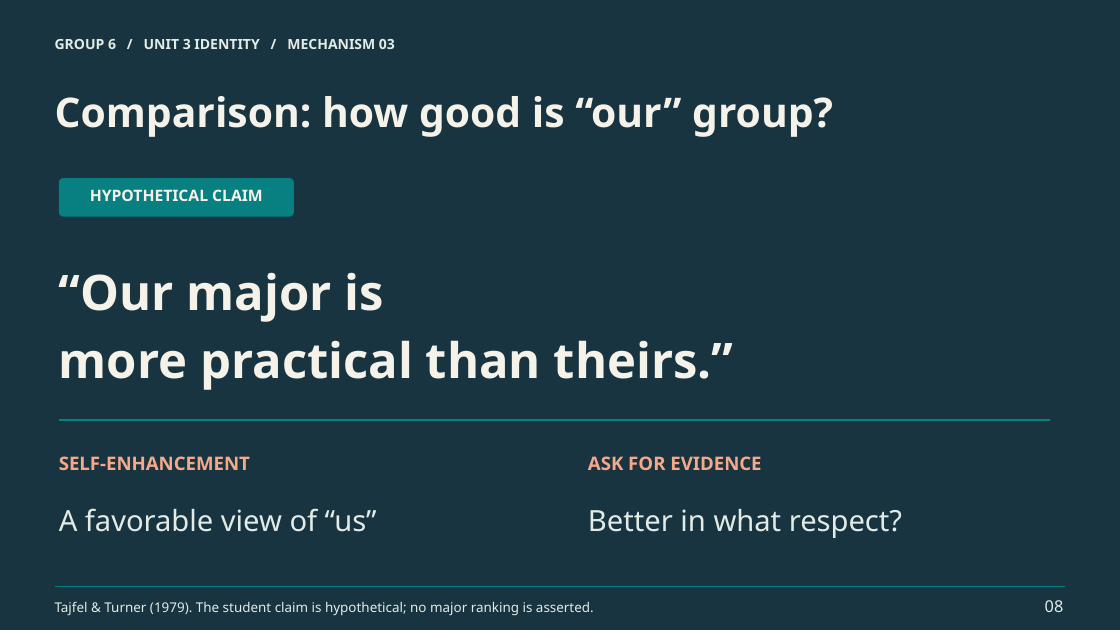
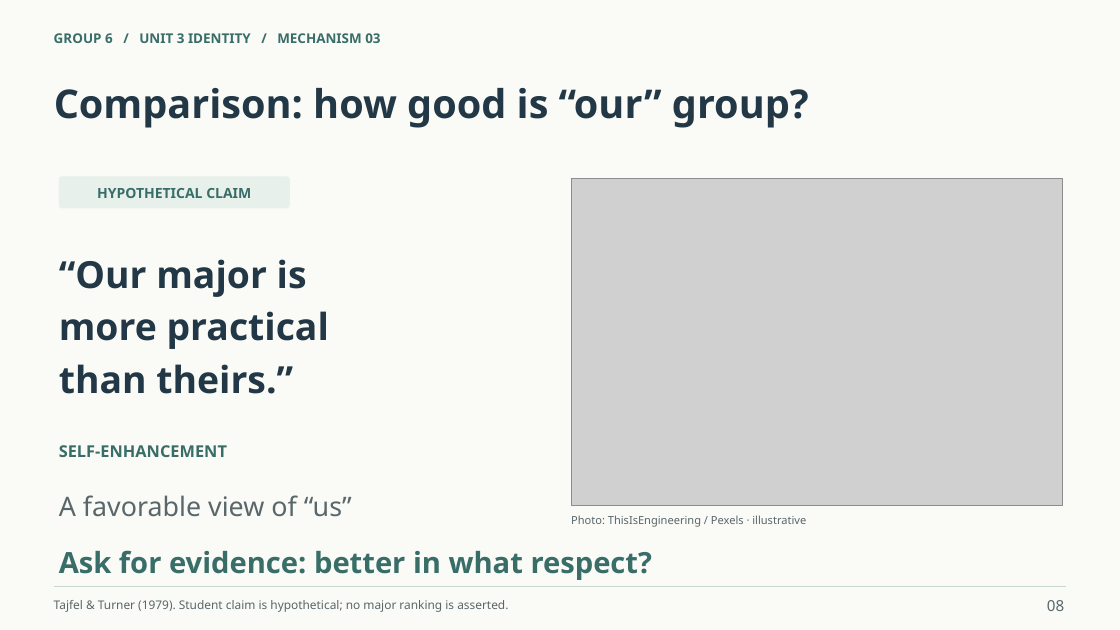
Before and after one commit to ngo769874-max/helloworld, a slide deck: slide 8 of work/deliverables/第6组_学术英语展示_Who_Are_We.pptx. Drawn at 1120x630 pixels with LibreOffice and Linux fonts; fonts in the diff are those of the drawing; grey boxes stand for pictures. Boxes give left, top, right and bottom in pixels: in the first picture for what was removed or moved away, otherwise in the second. Text is boxed around its words. In the diff, an @@ line names an element or a change of style, - is before the commit and + after.

Commit message:
Add real campus photography and unify presentation with light backgrounds

```diff
--- a/work/deliverables/第6组_学术英语展示_Who_Are_We.pptx
+++ b/work/deliverables/第6组_学术英语展示_Who_Are_We.pptx
@@ background #183440 to #FAFAF6 @@
@@ text "GROUP 6 / UNIT 3 ..." at (x1=54, y1=33, x2=380, y2=43): size 12 to 11.5 pt, text colour #E2EBE5 to #386D68 @@
@@ text "Comparison: how good is “our” ..." moved from (x1=55, y1=96, x2=833, y2=137) to (x1=54, y1=88, x2=809, y2=128) @@
@@ text "Comparison: how good is “our” ..." at (x1=54, y1=88, x2=809, y2=128): size 35 to 34 pt, text colour #F5F2E9 to #233846 @@
@@ rounded rectangle resized from (x1=59, y1=178, x2=294, y2=217) to (x1=59, y1=176, x2=290, y2=208) @@
@@ rounded rectangle at (x1=59, y1=176, x2=290, y2=208): fill #087F80 to #E8F0EB; proportions changed @@
@@ picture added at (x1=571, y1=178, x2=1063, y2=506) @@
@@ text "HYPOTHETICAL CLAIM" at (x1=97, y1=188, x2=251, y2=198): size 13.5 to 12 pt, text colour #F5F2E9 to #386D68 @@
@@ text at (x1=59, y1=259, x2=307, y2=297): size 42 to 32 pt, text colour #F5F2E9 to #233846 in "“Our major is" @@
@@ text "“Our major is" moved from (x1=59, y1=272, x2=734, y2=390) to (x1=59, y1=259, x2=329, y2=394) @@
@@ text at (x1=59, y1=311, x2=329, y2=394): text changed; size 42 to 32 pt; text colour #F5F2E9 to #233846 @@
-more practical than theirs.”
+more practical
+than theirs.”
@@ text "SELF-ENHANCEMENT" moved from (x1=59, y1=456, x2=250, y2=470) to (x1=59, y1=445, x2=227, y2=457) @@
@@ text "SELF-ENHANCEMENT" at (x1=59, y1=445, x2=227, y2=457): size 16 to 14 pt, text colour #F6A88B to #386D68 @@
@@ line removed from (59, 420) to (1050, 420) @@
@@ text "A favorable view of “us”" moved from (x1=59, y1=508, x2=377, y2=532) to (x1=59, y1=495, x2=352, y2=517) @@
@@ text "A favorable view of “us”" at (x1=59, y1=495, x2=352, y2=517): size 25 to 23 pt, text colour #E2EBE5 to #59676B @@
@@ text at (x1=571, y1=515, x2=806, y2=527): text changed; size 16 to 9.5 pt; text colour #F6A88B to #59676B; bold off @@
-ASK FOR EVIDENCE
+Photo: ThisIsEngineering / Pexels · illustrative
@@ text at (x1=59, y1=550, x2=653, y2=580): text changed; text colour #E2EBE5 to #386D68; bold on @@
-Better in what respect?
+Ask for evidence: better in what respect?
@@ line (54, 586) - (1066, 586): stroke #087F80 0.8 pt to #CAD7D0 0.75 pt @@
@@ text "08" at (x1=1047, y1=600, x2=1064, y2=611): size 14 to 13 pt, text colour #E2EBE5 to #59676B @@
@@ text at (x1=54, y1=600, x2=508, y2=612): text changed; size 11.5 to 10.2 pt; text colour #E2EBE5 to #59676B @@
-Tajfel & Turner (1979). The student claim is hypothetical; no major ranking is asserted.
+Tajfel & Turner (1979). Student claim is hypothetical; no major ranking is asserted.
```
Also in this commit, not shown: 15 other slides changed, 2 other files.
